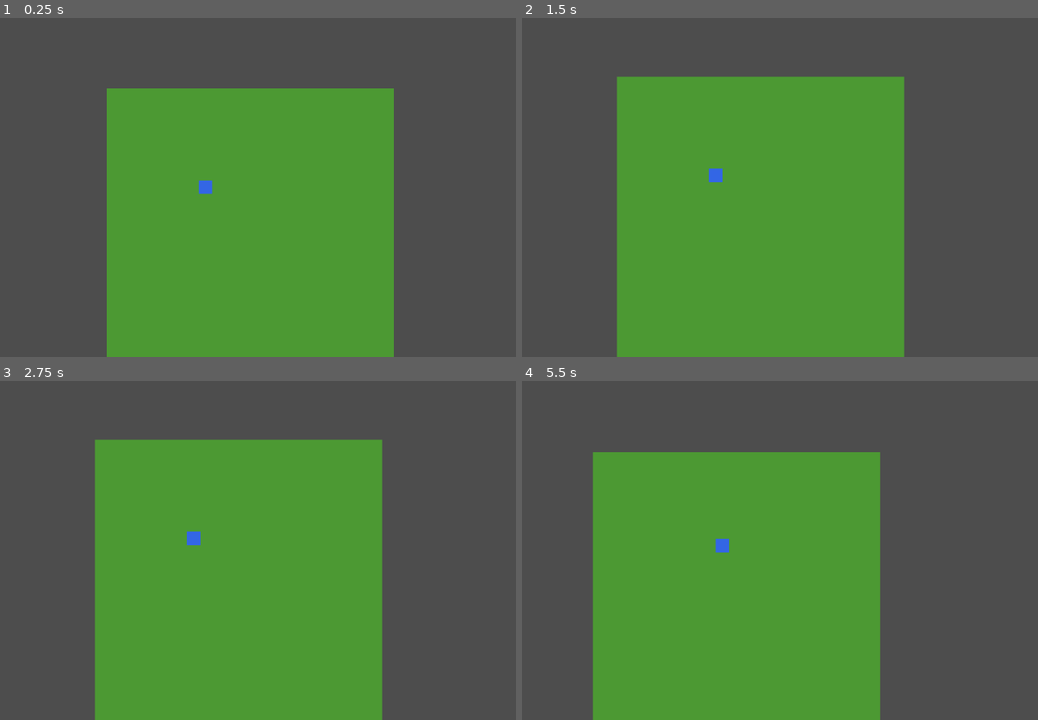
Above: before the commit, frames 1-4 (two rows, left to right).
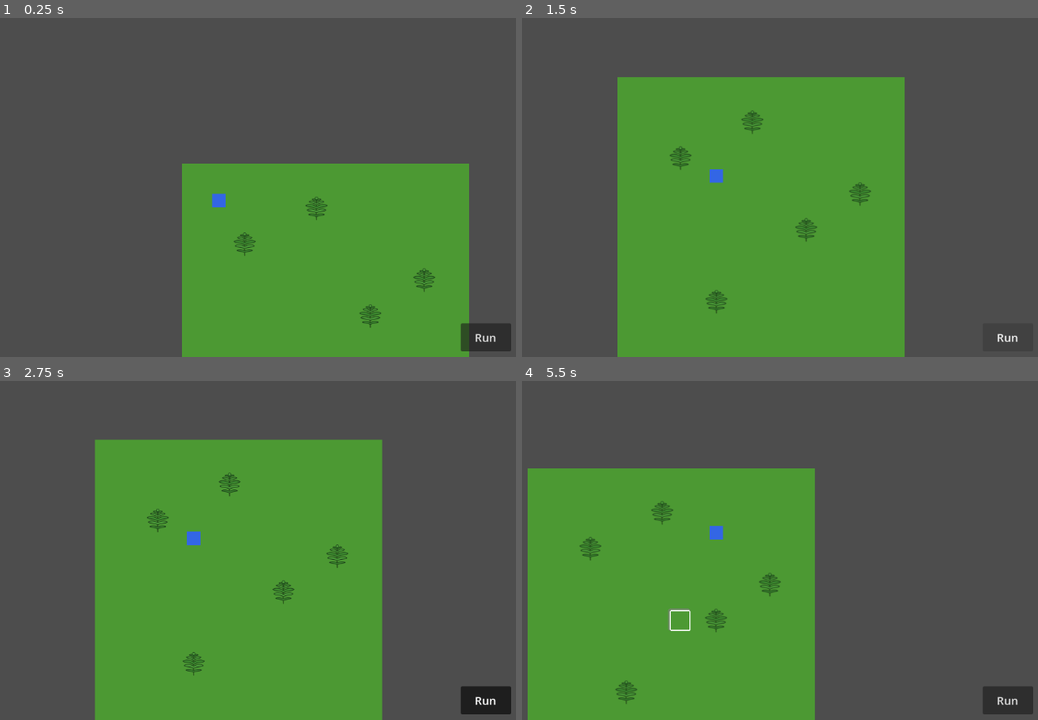
Above: after the commit, the same moments.

Repository: tannerbroberts/chaotic-nature
Game: Godot game, scene res://scenes/world.tscn
Same seed, same stepped clock (60 frames per second), same inputs: the game is played once before the commit and once after it.
Inputs (mouse positions are in pixels of both pictures, inside the frame that each line leads up to):
- Up to frame 1 (0.25 s): no input
- Up to frame 2 (1.5 s): click (1007, 336) at 0.5 s, where only the run after the commit has a clickable "Run"; click (1007, 336) at 1.25 s, where only the run after the commit has a clickable "Run"
- Up to frame 3 (2.75 s): click (485, 699) at 2 s, where only the run after the commit has a clickable "Run"
- Up to frame 4 (5.5 s): tap Enter at 2.75 s; move the mouse to (857, 519) at 2.77 s; tap R every 0.75 s from 2.85 to 5.1 s; click (857, 519) at 2.92 s; move the mouse to (583, 557) at 3.52 s; click (583, 557) at 3.67 s; move the mouse to (780, 458) at 4.27 s; click (780, 458) at 4.42 s; move the mouse to (681, 611) at 5.02 s; click (681, 611) at 5.17 s

The runs differ from the first frame. In frame 1, 30% of the frame differs, in the area x 20-100%, y 20-100%; in frame 2, 1.1%; in frame 3, 1.3%; in frame 4, 23%.

Commit message:
movement sandbox and fern/tile hull highlights on tab/click

Diff:
--- /dev/null
+++ b/assets/foliage/fern.svg
@@ -0,0 +1,43 @@
+<svg xmlns="http://www.w3.org/2000/svg" width="48" height="48" viewBox="0 0 48 48">
+  <!--
+    Fern foliage asset — 48×48 px, centers on a 32×32 tile (8 px overhang per side).
+
+    ARCHITECTURAL RULE — OUTER BORDER:
+    The stroke on every filled shape is REQUIRED. The tap-highlight shader traces
+    the alpha boundary of this asset to produce a scrim outline. Without a clean
+    border, the outline flickers on semi-transparent edges. All foliage assets
+    must follow this convention.  See docs/foliage_architecture.md.
+  -->
+
+  <!-- Central stem -->
+  <path d="M24 44 Q23 30 24 8"
+        fill="none" stroke="#2d5a1e" stroke-width="2" stroke-linecap="round"/>
+
+  <!-- Fronds — left side (bottom to top, shrinking) -->
+  <path d="M24 39 C19 36 13 37 10 35 C13 33 19 33 24 36"
+        fill="#3d8b2f" stroke="#1a3a1a" stroke-width="1" stroke-linejoin="round"/>
+  <path d="M24 32 C18 28 10 30 7 27 C10 24 18 24 24 28"
+        fill="#4a9a38" stroke="#1a3a1a" stroke-width="1" stroke-linejoin="round"/>
+  <path d="M24 25 C17 20 9 23 5 19 C9 16 17 16 24 21"
+        fill="#3d8b2f" stroke="#1a3a1a" stroke-width="1" stroke-linejoin="round"/>
+  <path d="M24 18 C19 14 14 15 11 12 C14 10 20 11 24 15"
+        fill="#4a9a38" stroke="#1a3a1a" stroke-width="1" stroke-linejoin="round"/>
+  <path d="M24 12 C21 9 18 10 16 8 C18 6 22 7 24 10"
+        fill="#3d8b2f" stroke="#1a3a1a" stroke-width="1" stroke-linejoin="round"/>
+
+  <!-- Fronds — right side (mirrored) -->
+  <path d="M24 39 C29 36 35 37 38 35 C35 33 29 33 24 36"
+        fill="#3d8b2f" stroke="#1a3a1a" stroke-width="1" stroke-linejoin="round"/>
+  <path d="M24 32 C30 28 38 30 41 27 C38 24 30 24 24 28"
+        fill="#4a9a38" stroke="#1a3a1a" stroke-width="1" stroke-linejoin="round"/>
+  <path d="M24 25 C31 20 39 23 43 19 C39 16 31 16 24 21"
+        fill="#3d8b2f" stroke="#1a3a1a" stroke-width="1" stroke-linejoin="round"/>
+  <path d="M24 18 C29 14 34 15 37 12 C34 10 28 11 24 15"
+        fill="#4a9a38" stroke="#1a3a1a" stroke-width="1" stroke-linejoin="round"/>
+  <path d="M24 12 C27 9 30 10 32 8 C30 6 26 7 24 10"
+        fill="#3d8b2f" stroke="#1a3a1a" stroke-width="1" stroke-linejoin="round"/>
+
+  <!-- Fiddlehead curl at top -->
+  <circle cx="24" cy="6" r="2.5"
+          fill="#4a9a38" stroke="#1a3a1a" stroke-width="0.8"/>
+</svg>
--- a/project.godot
+++ b/project.godot
@@ -8,16 +8,16 @@
 
 config_version=5
 
+[animation]
+
+compatibility/default_parent_skeleton_in_mesh_instance_3d=true
+
 [application]
 
 config/name="Chaotic Nature"
-config/features=PackedStringArray("4.4")
 run/main_scene="res://scenes/world.tscn"
+config/features=PackedStringArray("4.6")
 
 [autoload]
 
 GameTickManager="*res://scripts/game_tick_manager.gd"
-
-[rendering]
-
-renderer/rendering_method="forward_plus"
--- a/scenes/world.tscn
+++ b/scenes/world.tscn
@@ -1,11 +1,16 @@
-[gd_scene load_steps=6 format=3]
+[gd_scene load_steps=9 format=3]
 
 [ext_resource type="PackedScene" path="res://scenes/player.tscn" id="1"]
 [ext_resource type="Script" path="res://scripts/input_handler.gd" id="2"]
 [ext_resource type="Script" path="res://scripts/camera.gd" id="3"]
 [ext_resource type="Script" path="res://scripts/world.gd" id="4"]
+[ext_resource type="Script" path="res://scripts/foliage_layer.gd" id="5"]
+[ext_resource type="Script" path="res://scripts/tap_highlight.gd" id="6"]
 
 [sub_resource type="TileSet" id="TileSet_001"]
+tile_size = Vector2i(32, 32)
+
+[sub_resource type="TileSet" id="TileSet_002"]
 tile_size = Vector2i(32, 32)
 
 [node name="World" type="Node2D"]
@@ -14,6 +19,14 @@
 [node name="TileMapLayer" type="TileMapLayer" parent="."]
 tile_set = SubResource("TileSet_001")
 
+[node name="FoliageLayer" type="TileMapLayer" parent="."]
+tile_set = SubResource("TileSet_002")
+script = ExtResource("5")
+
+[node name="TapHighlight" type="Node2D" parent="."]
+script = ExtResource("6")
+foliage_path = NodePath("../FoliageLayer")
+
 [node name="Player" parent="." instance=ExtResource("1")]
 tilemap_path = NodePath("../TileMapLayer")
 
@@ -21,6 +34,7 @@
 script = ExtResource("2")
 tilemap_path = NodePath("../TileMapLayer")
 player_path = NodePath("../Player")
+tap_highlight_path = NodePath("../TapHighlight")
 
 [node name="Camera" type="Camera2D" parent="."]
 script = ExtResource("3")
--- a/scripts/camera.gd
+++ b/scripts/camera.gd
@@ -1,7 +1,7 @@
 extends Camera2D
 
 @export var target_path: NodePath
-@export var smooth_speed := 8.0
+@export var smooth_speed := 4.0
 
 var target: Node2D
 
--- /dev/null
+++ b/scripts/foliage_layer.gd
@@ -0,0 +1,41 @@
+## Foliage decoration layer — manages a TileMapLayer for foliage assets.
+##
+## Architecture: Foliage uses a separate TileMapLayer on the same 32×32 grid as
+## the base terrain.  Assets may exceed the tile boundaries (the fern is 48×48)
+## but always center on a single tile.
+##
+## BORDER RULE: Every foliage asset MUST include an outer border stroke.  The
+## tap-highlight shader traces the alpha boundary to produce a scrim outline;
+## without a clean border, the outline flickers on semi-transparent edges.
+##
+## See docs/foliage_architecture.md for full details.
+extends TileMapLayer
+
+const FERN_SOURCE_ID := 0
+const FERN_ATLAS_COORD := Vector2i(0, 0)
+
+func _ready() -> void:
+	_setup_tileset()
+	_place_test_foliage()
+
+func _setup_tileset() -> void:
+	var ts := tile_set  # TileSet assigned in the scene (tile_size 32×32).
+	var fern_tex: Texture2D = preload("res://assets/foliage/fern.svg")
+	var source := TileSetAtlasSource.new()
+	source.texture = fern_tex
+	source.texture_region_size = Vector2i(48, 48)
+	ts.add_source(source, FERN_SOURCE_ID)
+	source.create_tile(FERN_ATLAS_COORD)
+
+func _place_test_foliage() -> void:
+	# Scatter a handful of ferns across the grid for visual testing.
+	var positions := [
+		Vector2i(3, 4), Vector2i(7, 2), Vector2i(10, 8),
+		Vector2i(5, 12), Vector2i(13, 6),
+	]
+	for pos in positions:
+		set_cell(pos, FERN_SOURCE_ID, FERN_ATLAS_COORD)
+
+## Returns true if there is any foliage asset at the given tile coordinate.
+func has_foliage(tile: Vector2i) -> bool:
+	return get_cell_source_id(tile) != -1
--- a/scripts/input_handler.gd
+++ b/scripts/input_handler.gd
@@ -4,15 +4,19 @@
 
 @export var tilemap_path: NodePath
 @export var player_path: NodePath
+@export var tap_highlight_path: NodePath
 
 var tilemap: TileMapLayer
 var player: Node2D
 var _pathfinder: RefCounted
+var _tap_highlight: Node2D
 
 func _ready() -> void:
 	tilemap = get_node(tilemap_path) as TileMapLayer
 	player = get_node(player_path) as Node2D
 	_pathfinder = PathfinderScript.new(tilemap)
+	if tap_highlight_path:
+		_tap_highlight = get_node(tap_highlight_path)
 
 func _unhandled_input(event: InputEvent) -> void:
 	if event is InputEventMouseButton:
@@ -28,6 +32,9 @@
 	# Convert screen position to world position using the canvas transform.
 	var world_pos := get_viewport().get_canvas_transform().affine_inverse() * screen_pos
 	var clicked_tile := tilemap.local_to_map(tilemap.to_local(world_pos))
+	# Show tap-scrim highlight on the top-level asset at this tile.
+	if _tap_highlight:
+		_tap_highlight.highlight_at(clicked_tile)
 	var path: Array[Vector2i] = _pathfinder.find_path(player.tile_pos, clicked_tile)
 	if path.size() > 0:
 		player.walk_queue = path
--- a/scripts/pathfinder.gd
+++ b/scripts/pathfinder.gd
@@ -44,18 +44,66 @@
 	var used := _tilemap.get_used_rect()
 	return used.has_point(tile)
 
-## BFS pathfinding. Returns Array[Vector2i] from start (exclusive) to end (inclusive).
-## Returns an empty array if no path exists. The start tile is NOT included in the result.
+## Check if a single step from one tile to an adjacent tile is valid.
+func _can_step(from: Vector2i, to: Vector2i) -> bool:
+	var offset := to - from
+	for dir_data: Dictionary in DIRECTION_DATA:
+		if (dir_data["offset"] as Vector2i) == offset:
+			var from_flags := _get_flags(from)
+			if from_flags & (dir_data["exit"] as int):
+				return false
+			var to_flags := _get_flags(to)
+			if to_flags & (dir_data["entry"] as int):
+				return false
+			if offset.x != 0 and offset.y != 0:
+				var h_tile := Vector2i(from.x + offset.x, from.y)
+				var v_tile := Vector2i(from.x, from.y + offset.y)
+				if _get_flags(h_tile) == 255 or _get_flags(v_tile) == 255:
+					return false
+			return true
+	return false
+
+## Build a direct path preferring the larger cardinal axis.
+## Move horizontal when |dx| > |dy|, vertical when |dy| > |dx|, diagonal when equal.
+## Returns empty array if any step is blocked (caller should fall back to BFS).
+func _find_direct_path(start: Vector2i, end: Vector2i) -> Array[Vector2i]:
+	var path: Array[Vector2i] = []
+	var current := start
+	while current != end:
+		var dx := end.x - current.x
+		var dy := end.y - current.y
+		var abs_dx := absi(dx)
+		var abs_dy := absi(dy)
+		var step: Vector2i
+		if abs_dx > abs_dy:
+			step = Vector2i(signi(dx), 0)
+		elif abs_dy > abs_dx:
+			step = Vector2i(0, signi(dy))
+		else:
+			step = Vector2i(signi(dx), signi(dy))
+		var next := current + step
+		if not _in_bounds(next) or not _can_step(current, next):
+			return [] as Array[Vector2i]
+		current = next
+		path.push_back(current)
+	return path
+
+## Returns Array[Vector2i] from start (exclusive) to end (inclusive).
+## Tries a direct axis-preference path first, falls back to BFS if blocked.
 func find_path(start: Vector2i, end: Vector2i) -> Array[Vector2i]:
 	if start == end:
 		return [] as Array[Vector2i]
-
 	if not _in_bounds(end):
 		return [] as Array[Vector2i]
+	var direct := _find_direct_path(start, end)
+	if direct.size() > 0:
+		return direct
+	return _find_path_bfs(start, end)
 
-	# BFS
+## BFS pathfinding fallback.
+func _find_path_bfs(start: Vector2i, end: Vector2i) -> Array[Vector2i]:
 	var queue: Array[Vector2i] = [start]
-	var came_from: Dictionary = {start: start}  # tile -> previous tile
+	var came_from: Dictionary = {start: start}
 
 	while queue.size() > 0:
 		var current := queue.pop_front() as Vector2i
@@ -72,22 +120,16 @@
 			if not _in_bounds(neighbor):
 				continue
 
-			# Check exit from current tile.
 			if current_flags & (dir_data["exit"] as int):
 				continue
 
-			# Check entry into neighbor tile.
 			var neighbor_flags := _get_flags(neighbor)
 			if neighbor_flags & (dir_data["entry"] as int):
 				continue
 
-			# For diagonal movement, also check that the two adjacent cardinal
-			# tiles are passable (prevents corner-cutting through walls).
 			var offset: Vector2i = dir_data["offset"] as Vector2i
 			if offset.x != 0 and offset.y != 0:
-				# Horizontal neighbor
 				var h_tile := Vector2i(current.x + offset.x, current.y)
-				# Vertical neighbor
 				var v_tile := Vector2i(current.x, current.y + offset.y)
 				if _get_flags(h_tile) == 255 or _get_flags(v_tile) == 255:
 					continue
@@ -95,7 +137,6 @@
 			came_from[neighbor] = current
 			queue.push_back(neighbor)
 
-	# Reconstruct path.
 	if end not in came_from:
 		return [] as Array[Vector2i]
 
--- a/scripts/player.gd
+++ b/scripts/player.gd
@@ -1,18 +1,20 @@
 extends Node2D
 
 @export var tilemap_path: NodePath
-@export var interpolation_speed := 10.0
 
 var tilemap: TileMapLayer
 var tile_pos := Vector2i.ZERO
 var walk_queue: Array[Vector2i] = []
 var is_running := false
 
+var _visual_start := Vector2.ZERO
 var _visual_target := Vector2.ZERO
+var _lerp_progress := 1.0  # Start fully arrived.
 
 func _ready() -> void:
 	tilemap = get_node(tilemap_path) as TileMapLayer
 	GameTickManager.tick.connect(_on_tick)
+	_visual_start = position
 	_visual_target = position
 	# Create a placeholder sprite if the Sprite2D has no texture.
 	var sprite := $Sprite2D as Sprite2D
@@ -23,7 +25,9 @@
 
 func set_tile_pos(new_tile: Vector2i) -> void:
 	tile_pos = new_tile
+	_visual_start = position
 	_visual_target = tilemap.map_to_local(tile_pos)
+	_lerp_progress = 0.0
 
 func _on_tick() -> void:
 	if tilemap == null:
@@ -33,7 +37,15 @@
 		if walk_queue.is_empty():
 			break
 		tile_pos = walk_queue.pop_front()
-	_visual_target = tilemap.map_to_local(tile_pos)
+	var new_target := tilemap.map_to_local(tile_pos)
+	if new_target != _visual_target:
+		_visual_start = position
+		_visual_target = new_target
+		_lerp_progress = 0.0
 
 func _process(delta: float) -> void:
-	position = position.lerp(_visual_target, interpolation_speed * delta)
+	if _lerp_progress < 1.0:
+		_lerp_progress = minf(_lerp_progress + delta / GameTickManager.TICK_DURATION, 1.0)
+		# Smoothstep easing: smooth acceleration and deceleration.
+		var t := _lerp_progress * _lerp_progress * (3.0 - 2.0 * _lerp_progress)
+		position = _visual_start.lerp(_visual_target, t)
--- /dev/null
+++ b/scripts/tap_highlight.gd
@@ -0,0 +1,90 @@
+## Tap-scrim highlight overlay.
+##
+## Draws a white outline with a gray drop shadow around the "top-level" asset
+## at a tapped tile position.  The hierarchy is:
+##   foliage (highest)  >  base tile (lowest)
+##
+## The outline follows the asset's shape via an alpha-tracing shader
+## (shaders/tap_outline.gdshader).  To give the shader room to draw outside the
+## asset silhouette, the source texture is padded with transparent pixels before
+## being assigned to the overlay sprite.
+##
+## See docs/foliage_architecture.md for full details.
+extends Node2D
+
+const HIGHLIGHT_PADDING := 8  # px of transparent padding for the outline to render into.
+
+@export var foliage_path: NodePath
+
+var _outline_sprite: Sprite2D
+var _shader_material: ShaderMaterial
+var _base_tilemap: TileMapLayer
+var _foliage_layer: TileMapLayer
+var _texture_cache: Dictionary = {}  # instance_id -> padded ImageTexture
+
+func _ready() -> void:
+	_foliage_layer = get_node_or_null(foliage_path) as TileMapLayer
+	_base_tilemap = get_parent().get_node("TileMapLayer") as TileMapLayer
+	_setup_overlay()
+
+func _setup_overlay() -> void:
+	_outline_sprite = Sprite2D.new()
+	_outline_sprite.visible = false
+	add_child(_outline_sprite)
+
+	var shader := preload("res://shaders/tap_outline.gdshader")
+	_shader_material = ShaderMaterial.new()
+	_shader_material.shader = shader
+	_outline_sprite.material = _shader_material
+
+## Show the tap-scrim highlight on the top-level asset at [param tile_pos].
+func highlight_at(tile_pos: Vector2i) -> void:
+	# Foliage is highest priority; fall back to the base tile.
+	if _foliage_layer and _foliage_layer.get_cell_source_id(tile_pos) != -1:
+		var source := _foliage_layer.tile_set.get_source(0) as TileSetAtlasSource
+		_show(tile_pos, source.texture)
+	elif _base_tilemap and _base_tilemap.get_cell_source_id(tile_pos) != -1:
+		var source := _base_tilemap.tile_set.get_source(0) as TileSetAtlasSource
+		_show(tile_pos, source.texture)
+	else:
+		clear()
+
+## Hide the highlight.
+func clear() -> void:
+	_outline_sprite.visible = false
+
+# ---------------------------------------------------------------------------
+
+func _show(tile_pos: Vector2i, original_tex: Texture2D) -> void:
+	var padded := _get_padded_texture(original_tex)
+	if padded == null:
+		clear()
+		return
+	_outline_sprite.texture = padded
+	_outline_sprite.position = _base_tilemap.map_to_local(tile_pos)
+	_outline_sprite.visible = true
+
+func _get_padded_texture(tex: Texture2D) -> ImageTexture:
+	var key := tex.get_instance_id()
+	if key in _texture_cache:
+		return _texture_cache[key]
+
+	var img := tex.get_image()
+	if img == null:
+		return null
+
+	# Decompress if needed so blit_rect works.
+	if img.is_compressed():
+		img.decompress()
+
+	var w := img.get_width() + HIGHLIGHT_PADDING * 2
+	var h := img.get_height() + HIGHLIGHT_PADDING * 2
+	var padded := Image.create(w, h, false, Image.FORMAT_RGBA8)
+	padded.blit_rect(
+		img,
+		Rect2i(0, 0, img.get_width(), img.get_height()),
+		Vector2i(HIGHLIGHT_PADDING, HIGHLIGHT_PADDING)
+	)
+	var result := ImageTexture.create_from_image(padded)
+	_texture_cache[key] = result
+	return result
--- a/scripts/world.gd
+++ b/scripts/world.gd
@@ -2,6 +2,8 @@
 
 @onready var tilemap: TileMapLayer = $TileMapLayer
 @onready var player: Node2D = $Player
+
+var _run_button: Button
 
 func _ready() -> void:
 	_setup_tileset()
@@ -9,6 +11,7 @@
 	# Place the player at the center of the grid.
 	player.set_tile_pos(Vector2i(5, 5))
 	player.position = tilemap.map_to_local(Vector2i(5, 5))
+	_create_run_button()
 
 func _setup_tileset() -> void:
 	var tile_set := tilemap.tile_set
@@ -43,4 +46,29 @@
 		var key := event as InputEventKey
 		if key.keycode == KEY_R and key.pressed and not key.echo:
 			player.is_running = not player.is_running
+			_run_button.button_pressed = player.is_running
 			print("Running: ", player.is_running)
+
+func _create_run_button() -> void:
+	var canvas := CanvasLayer.new()
+	canvas.layer = 10
+	add_child(canvas)
+
+	_run_button = Button.new()
+	_run_button.text = "Run"
+	_run_button.toggle_mode = true
+	_run_button.anchor_left = 1.0
+	_run_button.anchor_top = 1.0
+	_run_button.anchor_right = 1.0
+	_run_button.anchor_bottom = 1.0
+	_run_button.offset_left = -100
+	_run_button.offset_top = -60
+	_run_button.offset_right = -10
+	_run_button.offset_bottom = -10
+	_run_button.add_theme_font_size_override("font_size", 20)
+	_run_button.toggled.connect(_on_run_toggled)
+	canvas.add_child(_run_button)
+
+func _on_run_toggled(pressed: bool) -> void:
+	player.is_running = pressed
+	print("Running: ", pressed)
--- /dev/null
+++ b/shaders/tap_outline.gdshader
@@ -0,0 +1,47 @@
+// Tap-scrim outline shader.
+// Traces the alpha boundary of the source texture to produce a white border
+// with a gray drop shadow.  Used by the TapHighlight system.
+//
+// Every asset's baked-in outer border (architectural rule) ensures a clean
+// alpha edge for this shader to follow.  See docs/foliage_architecture.md.
+
+shader_type canvas_item;
+
+uniform vec4 outline_color : source_color = vec4(1.0, 1.0, 1.0, 1.0);
+uniform vec4 shadow_color  : source_color = vec4(0.5, 0.5, 0.5, 0.6);
+uniform float outline_width : hint_range(0.5, 8.0) = 2.0;
+uniform float shadow_width  : hint_range(0.5, 10.0) = 3.5;
+uniform vec2  shadow_offset = vec2(1.5, 1.5);
+
+void fragment() {
+	vec2 ps = TEXTURE_PIXEL_SIZE;
+	float center_alpha = texture(TEXTURE, UV).a;
+
+	float outline_alpha = 0.0;
+	float shadow_alpha  = 0.0;
+
+	// 16 evenly-spaced samples around the pixel — smooth enough for mobile.
+	for (int i = 0; i < 16; i++) {
+		float angle = float(i) * 6.2831853 / 16.0;
+		vec2 dir = vec2(cos(angle), sin(angle));
+
+		// Outline ring at outline_width distance.
+		vec2 o_uv = UV + dir * outline_width * ps;
+		outline_alpha = max(outline_alpha, texture(TEXTURE, o_uv).a);
+
+		// Shadow ring — larger radius, shifted down-right.
+		vec2 s_uv = UV + dir * shadow_width * ps + shadow_offset * ps;
+		shadow_alpha = max(shadow_alpha, texture(TEXTURE, s_uv).a);
+	}
+
+	if (center_alpha > 0.1) {
+		// Inside the asset shape — fully transparent so the original shows through.
+		COLOR = vec4(0.0);
+	} else if (outline_alpha > 0.1) {
+		COLOR = outline_color;
+	} else if (shadow_alpha > 0.1) {
+		COLOR = shadow_color;
+	} else {
+		COLOR = vec4(0.0);
+	}
+}
Not shown, added: assets/foliage/fern.svg.import
Not shown, added: export_presets.cfg
Not shown, added: exports/index.apple-touch-icon.png.import
Not shown, added: exports/index.icon.png.import
Not shown, added: exports/index.png.import
Not shown, added: scripts/camera.gd.uid
Not shown, added: scripts/foliage_layer.gd.uid
Not shown, added: scripts/game_tick_manager.gd.uid
Not shown, added: scripts/input_handler.gd.uid
Not shown, added: scripts/pathfinder.gd.uid
Not shown, added: scripts/player.gd.uid
Not shown, added: scripts/tap_highlight.gd.uid
(and 17 more such lines)
